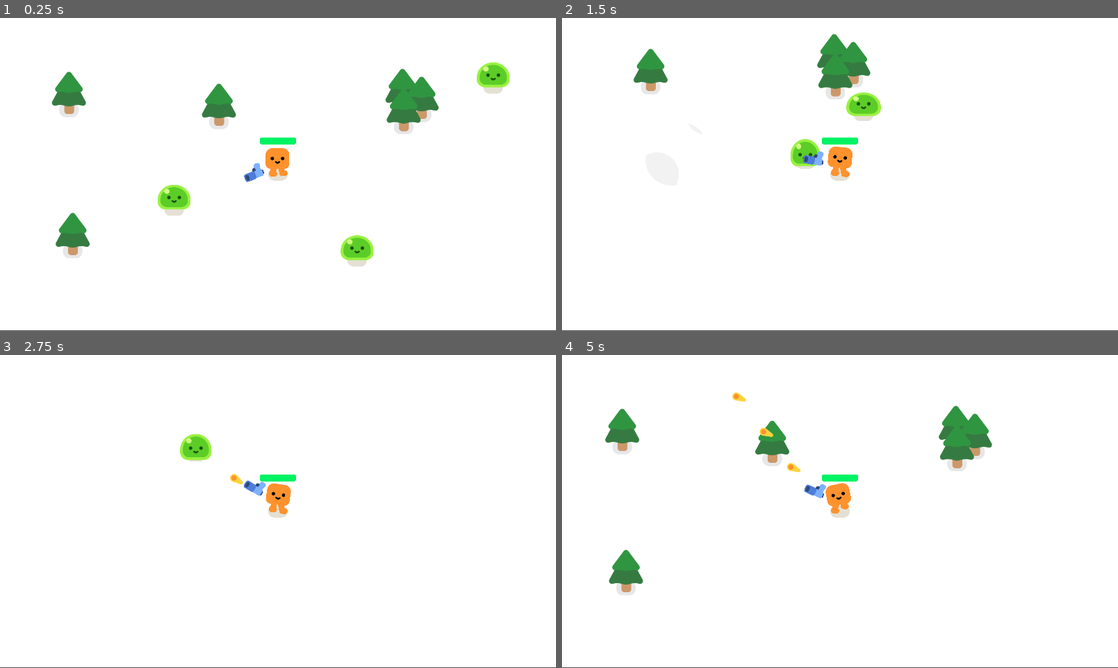
Above: before the commit, frames 1-4 (two rows, left to right).
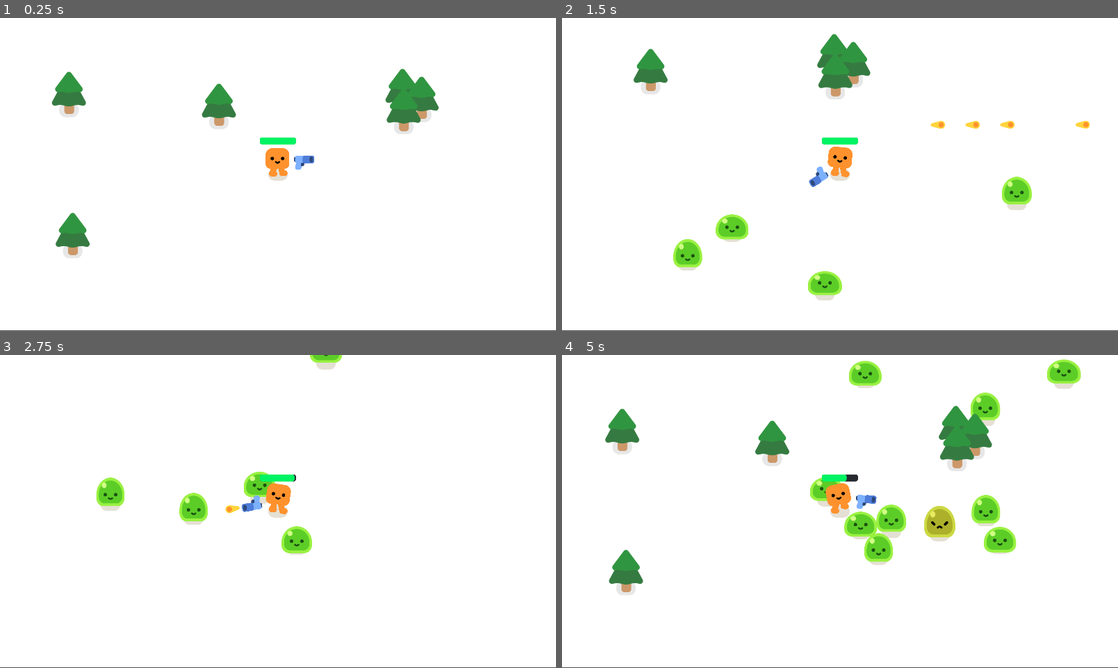
Above: after the commit, the same moments.

Repository: avvero/vampire-survivor-style-game-godot
Game: Godot game, scene res://game.tscn
Same seed, same stepped clock (60 frames per second), same inputs: the game is played once before the commit and once after it.
Inputs:
- Up to frame 1 (0.25 s): no input
- Up to frame 2 (1.5 s): hold D (move_right) 0.53-1.28 s; hold S (move_down) from 1.28 s (still down)
- Up to frame 3 (2.75 s): release S (move_down) at 2.03 s; hold D (move_right) from 2.03 s (still down)
- Up to frame 4 (5 s): release D (move_right) at 2.78 s; hold W (move_up) 2.78-3.53 s; hold A (move_left) from 3.53 s (still down)

The runs differ from the first frame. In frame 1, 1.6% of the frame differs, in the area x 28-92%, y 14-80%; in frame 2, 3.0%; in frame 3, 2.4%; in frame 4, 4.5%, in the area x 30-94%, y 1-68%.

Commit message:
first commit

Diff:
--- /dev/null
+++ b/game.gd
@@ -0,0 +1,16 @@
+extends Node2D
+
+func spawn_mob():
+	var new_mob = preload("res://mob.tscn").instantiate()
+	%PathFollow2D.progress_ratio = randf()
+	new_mob.global_position = %PathFollow2D.global_position
+	add_child(new_mob)
+
+
+func _on_timer_timeout() -> void:
+	spawn_mob()
+
+
+func _on_player_health_depleted() -> void:
+	%GameOver.visible = true
+	get_tree().paused = true
--- a/game.tscn
+++ b/game.tscn
@@ -1,11 +1,18 @@
 [gd_scene format=3 uid="uid://b3u84076due2"]
 
 [ext_resource type="PackedScene" uid="uid://c1sx7bic4uhdj" path="res://player.tscn" id="1_80nbo"]
+[ext_resource type="Script" uid="uid://dususlr2yr63q" path="res://game.gd" id="1_fc0e3"]
 [ext_resource type="PackedScene" uid="uid://c0gpy0pye4jr6" path="res://tree.tscn" id="2_e2o6t"]
-[ext_resource type="PackedScene" uid="uid://y38gte5o0xf8" path="res://mob.tscn" id="3_feb5d"]
+
+[sub_resource type="Curve2D" id="Curve2D_7jktm"]
+_data = {
+"points": PackedVector2Array(0, 0, 0, 0, -88, -108, 0, 0, 0, 0, -89, -126, 0, 0, 0, 0, 1967, -129, 0, 0, 0, 0, 1954, 1170, 0, 0, 0, 0, -73, 1153, 0, 0, 0, 0, -88, -108)
+}
+point_count = 6
 
 [node name="Game" type="Node2D" unique_id=2032355840]
 y_sort_enabled = true
+script = ExtResource("1_fc0e3")
 
 [node name="CanvasLayer" type="CanvasLayer" parent="." unique_id=1157823998]
 layer = -1
@@ -16,6 +23,15 @@
 
 [node name="Player" parent="." unique_id=1655686245 instance=ExtResource("1_80nbo")]
 position = Vector2(950, 565)
+
+[node name="Path2D" type="Path2D" parent="Player" unique_id=1251021682]
+position = Vector2(-950, -565)
+curve = SubResource("Curve2D_7jktm")
+
+[node name="PathFollow2D" type="PathFollow2D" parent="Player/Path2D" unique_id=1466115401]
+unique_name_in_owner = true
+position = Vector2(-88, -108)
+rotation = -1.6262949
 
 [node name="Tree" parent="." unique_id=62876707 instance=ExtResource("2_e2o6t")]
 position = Vector2(241, 828)
@@ -35,11 +51,37 @@
 [node name="Tree6" parent="." unique_id=337733264 instance=ExtResource("2_e2o6t")]
 position = Vector2(1384, 400)
 
-[node name="Mob" parent="." unique_id=330161356 instance=ExtResource("3_feb5d")]
-position = Vector2(517, 685)
+[node name="Timer" type="Timer" parent="." unique_id=588541354]
+wait_time = 0.3
+autostart = true
 
-[node name="Mob2" parent="." unique_id=225595814 instance=ExtResource("3_feb5d")]
-position = Vector2(1274, 893)
+[node name="GameOver" type="CanvasLayer" parent="." unique_id=149305992]
+unique_name_in_owner = true
+visible = false
 
-[node name="Mob3" parent="." unique_id=710283389 instance=ExtResource("3_feb5d")]
-position = Vector2(1760, 213)
+[node name="ColorRect" type="ColorRect" parent="GameOver" unique_id=1547227691]
+anchors_preset = 15
+anchor_right = 1.0
+anchor_bottom = 1.0
+grow_horizontal = 2
+grow_vertical = 2
+color = Color(0, 0, 0, 0.62352943)
+
+[node name="Label" type="Label" parent="GameOver/ColorRect" unique_id=1748875222]
+layout_mode = 1
+anchors_preset = 8
+anchor_left = 0.5
+anchor_top = 0.5
+anchor_right = 0.5
+anchor_bottom = 0.5
+offset_left = -46.0
+offset_top = -11.5
+offset_right = 46.0
+offset_bottom = 11.5
+grow_horizontal = 2
+grow_vertical = 2
+theme_override_font_sizes/font_size = 100
+text = "GAME OVER"
+
+[connection signal="health_depleted" from="Player" to="." method="_on_player_health_depleted"]
+[connection signal="timeout" from="Timer" to="." method="_on_timer_timeout"]
--- a/gun.tscn
+++ b/gun.tscn
@@ -4,7 +4,7 @@
 [ext_resource type="Texture2D" uid="uid://coon1w77o334i" path="res://pistol/pistol.png" id="1_vk1bi"]
 
 [sub_resource type="CircleShape2D" id="CircleShape2D_dk5gl"]
-radius = 710.0176
+radius = 486.98767
 
 [node name="Gun" type="Area2D" unique_id=1774926285]
 collision_layer = 0
--- a/player.gd
+++ b/player.gd
@@ -14,7 +14,7 @@
 	else:
 		$HappyBoo.play_idle_animation()
 
-	const DAMAGE_RATE = 5.0
+	const DAMAGE_RATE = 20.0
 	var overlapping_mobs = %HurtBox.get_overlapping_bodies()
 	if overlapping_mobs.size() > 0:
 		health -= DAMAGE_RATE * overlapping_mobs.size() * delta
Not shown, added: game.gd.uid
